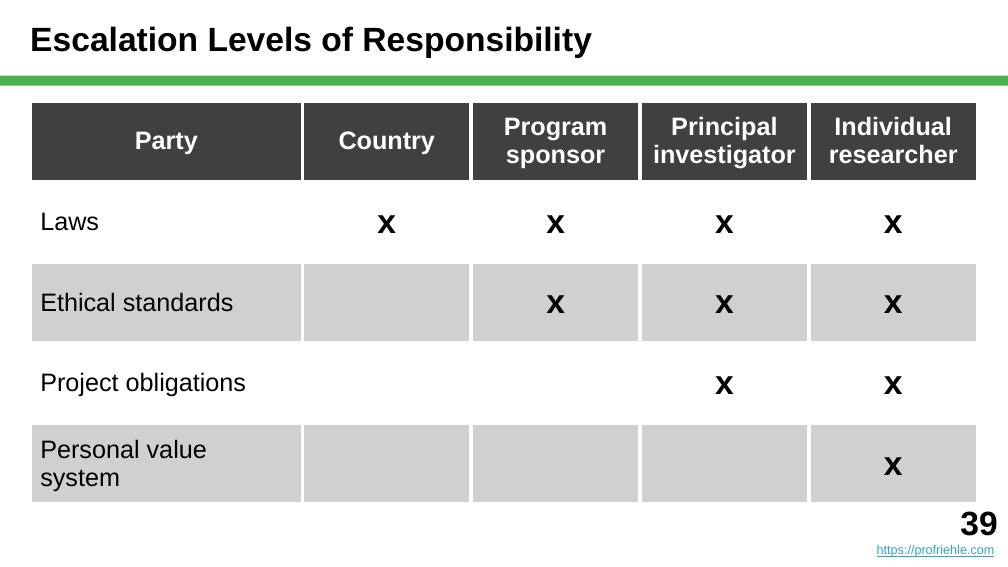
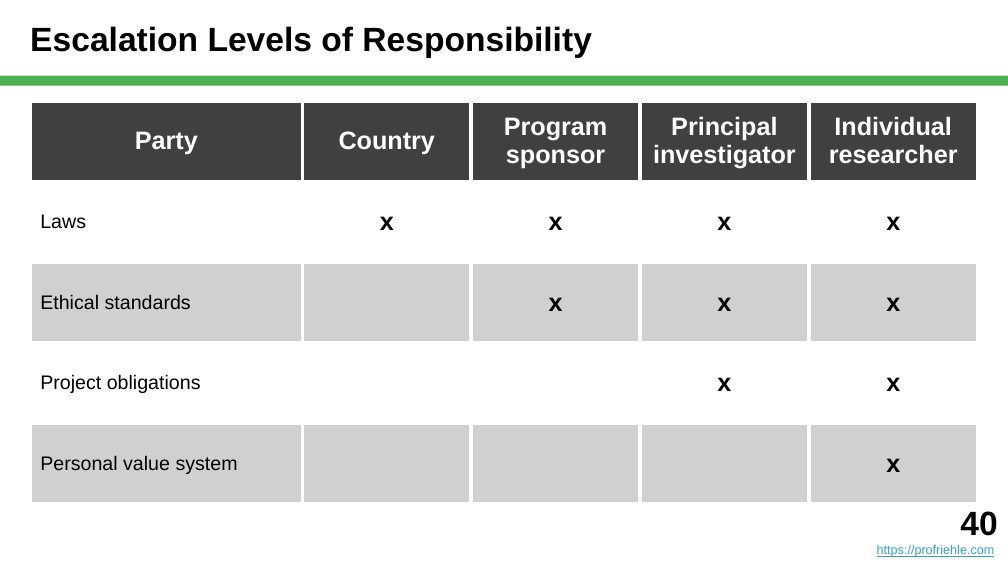
Before and after one commit to dirkriehle/nyt-course, a slide deck: slide 40 of Lecture slides/NYT B01 - What is Science.pptx (slide 39 before the commit). Drawn at 1008x567 pixels with LibreOffice and Linux fonts; fonts in the diff are those of the drawing. Boxes give left, top, right and bottom in pixels: in the first picture for what was removed or moved away, otherwise in the second. Text is boxed around its words. In the diff, an @@ line names an element or a change of style, - is before the commit and + after.

```diff
--- a/Lecture slides/NYT B01 - What is Science.pptx
+++ b/Lecture slides/NYT B01 - What is Science.pptx
@@ table at [30, 101, 976, 478] @@
@@ size 18 to 14 pt in "Laws", "Ethical standards", "Project obligations", "Personal value system" @@
@@ size 24 to 18 pt in "x", "x", "x", "x" and 6 more places @@
@@ text at [960, 511, 997, 536]: text changed @@
-39
+40
```
Also in this commit, not shown: 11 other slides changed, 1 slide added, 3 other files.
